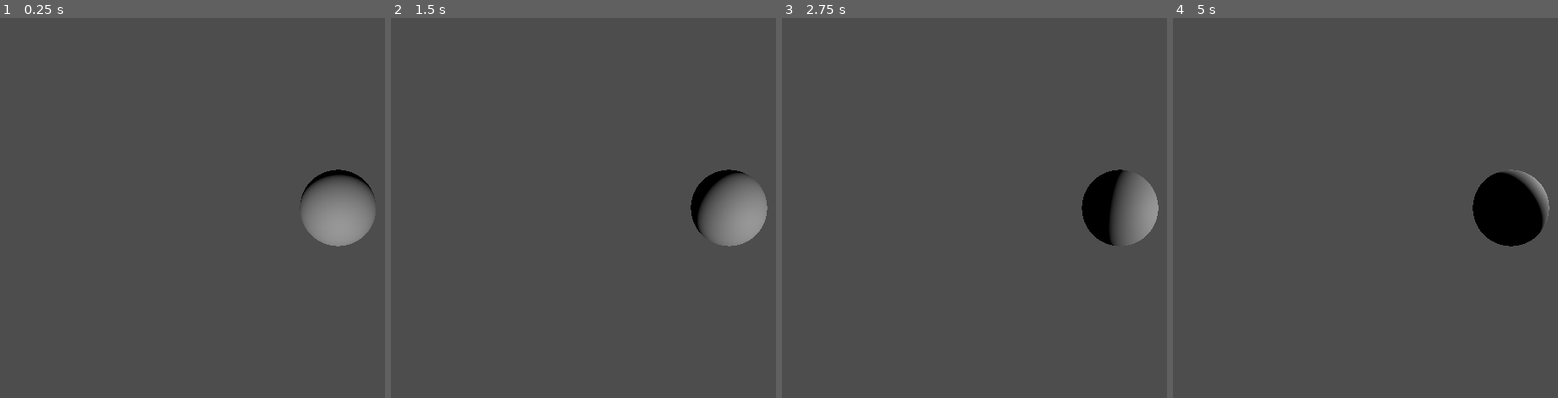
Above: before the commit, frames 1-4 (left to right).
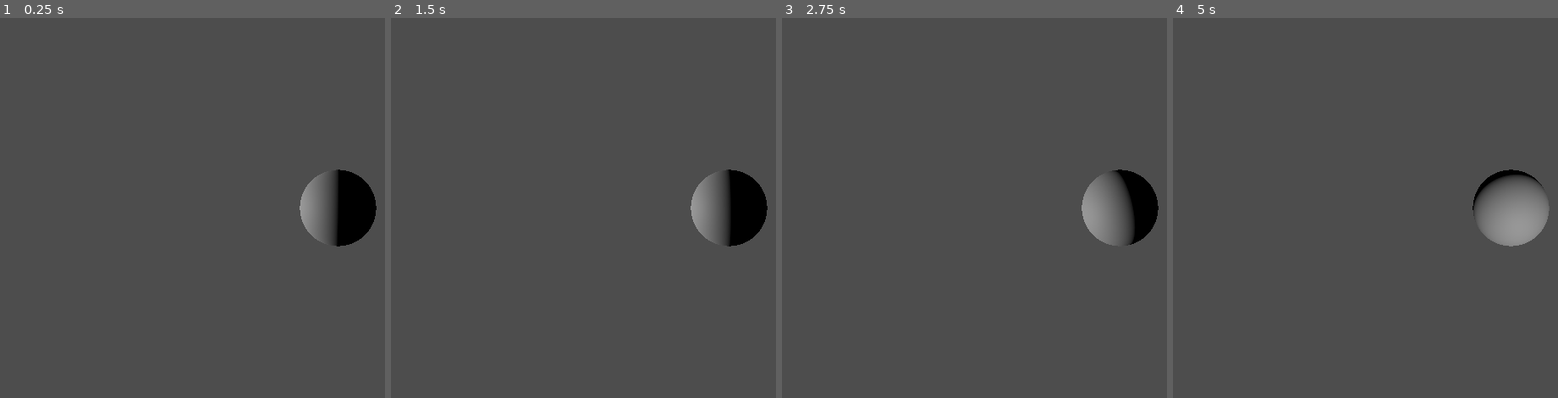
Above: after the commit, the same moments.

Repository: OgGhostJelly/Space
Game: Godot game, scene res://src/objects/main/main.tscn
Same seed, same stepped clock (60 frames per second), same inputs: the game is played once before the commit and once after it.
Inputs (mouse positions are in pixels of both pictures, inside the frame that each line leads up to):
- Up to frame 1 (0.25 s): no input
- Up to frame 2 (1.5 s): move the mouse to (outside the picture) at 0.52 s; hold Right (right, bound only after the commit) 0.53-1.28 s; hold Space (fire) 0.53-1.28 s; move the mouse to (595, 227) at 1.27 s; hold Left (left, bound only after the commit) from 1.28 s (still down); tap Space (fire) at 1.35 s
- Up to frame 3 (2.75 s): move the mouse to (outside the picture) at 2.02 s; release Left (left, bound only after the commit) at 2.03 s; hold Right (right, bound only after the commit) from 2.03 s (still down); hold Space (fire) from 2.03 s (still down)
- Up to frame 4 (5 s): move the mouse to (1477, 284) at 2.77 s; release Space (fire) at 2.78 s; tap Space (fire) at 2.85, 4.35 s; move the mouse to (outside the picture) at 3.52 s; release Right (right, bound only after the commit) at 3.53 s; hold Space (fire) 3.53-4.28 s; hold Left (left, bound only after the commit) from 3.53 s (still down); move the mouse to (1307, 151) at 4.27 s

The runs differ from the first frame. In frame 1, 2.6% of the frame differs, in the area x 77-98%, y 39-61%; in frame 2, 2.7%; in frame 3, 2.8%; in frame 4, 2.9%.

Commit message:
can now move the planet urself

Diff:
--- a/project.godot
+++ b/project.godot
@@ -17,7 +17,7 @@
 "base": "Node3D",
 "class": &"Player",
 "language": &"GDScript",
-"path": "res://src/objects/world/subobjects/player/player.gd"
+"path": "res://src/objects/world/subobjects/camera/camera.gd"
 }]
 _global_script_class_icons={
 "Planet": "",
@@ -44,6 +44,18 @@
 , Object(InputEventMouseButton,"resource_local_to_scene":false,"resource_name":"","device":-1,"window_id":0,"alt_presse …(227 unchanged characters)…
 ]
 }
+right={
+"deadzone": 0.5,
+"events": [Object(InputEventKey,"resource_local_to_scene":false,"resource_name":"","device":0,"window_id":0,"alt_pressed":false,"shift_pressed":false,"ctrl_pressed":false,"meta_pressed":false,"pressed":false,"keycode":0,"physical_keycode":4194321,"unicode":0,"echo":false,"script":null)
+, Object(InputEventKey,"resource_local_to_scene":false,"resource_name":"","device":0,"window_id":0,"alt_pressed":false,"shift_pressed":false,"ctrl_pressed":false,"meta_pressed":false,"pressed":false,"keycode":0,"physical_keycode":68,"unicode":0,"echo":false,"script":null)
+]
+}
+left={
+"deadzone": 0.5,
+"events": [Object(InputEventKey,"resource_local_to_scene":false,"resource_name":"","device":0,"window_id":0,"alt_pressed":false,"shift_pressed":false,"ctrl_pressed":false,"meta_pressed":false,"pressed":false,"keycode":0,"physical_keycode":4194319,"unicode":0,"echo":false,"script":null)
+, Object(InputEventKey,"resource_local_to_scene":false,"resource_name":"","device":0,"window_id":0,"alt_pressed":false,"shift_pressed":false,"ctrl_pressed":false,"meta_pressed":false,"pressed":false,"keycode":0,"physical_keycode":65,"unicode":0,"echo":false,"script":null)
+]
+}
 
 [rendering]
 
--- a/src/objects/main/main.tscn
+++ b/src/objects/main/main.tscn
@@ -8,5 +8,3 @@
 [node name="World" parent="." instance=ExtResource("1_d0mvu")]
 
 [node name="UserInterface" parent="." instance=ExtResource("2_ljx1d")]
-grow_horizontal = 2
-grow_vertical = 2
--- /dev/null
+++ b/src/objects/world/subobjects/camera/camera.gd
@@ -0,0 +1,34 @@
+extends Node3D
+class_name Player
+
+
+@export var terminal_velocity: float = 5.0
+@export var acceleration: float = 0.25
+@export var friction: float = 0.5
+@export var radius: float = 2.6
+@export var y_pos: float = 2.0
+
+var velocity: float
+
+
+func _ready() -> void:
+	position.x = cos(Vector2.ZERO.x) * radius
+	position.y = y_pos
+	position.z = sin(Vector2.ZERO.y) * radius
+
+
+func _process(delta: float) -> void:
+	# get the player input and change the velocity accordingly
+	var input_vector: int = int(Input.is_action_pressed("left")) - int(Input.is_action_pressed("right"))
+	if input_vector:
+		velocity = move_toward(velocity, terminal_velocity * input_vector, acceleration * delta)
+	else:
+		velocity = move_toward(velocity, 0, friction * delta)
+
+	# move to the correct position around the center
+	var angle: float = atan2(position.z,position.x)
+	position.x = cos(angle + (velocity)) * radius
+	position.z = sin(angle + (velocity)) * radius
+
+	# look at the center
+	look_at(Vector3.ZERO)
--- /dev/null
+++ b/src/objects/world/subobjects/camera/camera.tscn
@@ -0,0 +1,6 @@
+[gd_scene load_steps=2 format=3 uid="uid://b65aka7kbd2dt"]
+
+[ext_resource type="Script" path="res://src/objects/world/subobjects/camera/camera.gd" id="1_bvh8e"]
+
+[node name="Player" type="Camera3D"]
+script = ExtResource("1_bvh8e")
--- a/src/objects/world/subobjects/player/player.gd
+++ /dev/null
@@ -1,17 +0,0 @@
-extends Node3D
-class_name Player
-
-
-@export var radius: float = 2.6
-@export var speed: float = 0.5
-@export var y_pos: float = 2.0
-
-
-func _process(_delta: float) -> void:
-	var time_seconds = ( Time.get_ticks_msec() / 1000.0 )
-
-	position.x = cos(time_seconds * speed) * radius
-	position.y = y_pos
-	position.z = sin(time_seconds * speed) * radius
-
-	look_at(Vector3.ZERO)
--- a/src/objects/world/subobjects/player/player.tscn
+++ /dev/null
@@ -1,8 +0,0 @@
-[gd_scene load_steps=2 format=3]
-
-[ext_resource type="Script" path="res://src/objects/world/subobjects/player/player.gd" id="1_bvh8e"]
-
-[node name="Player" type="Node3D"]
-script = ExtResource("1_bvh8e")
-
-[node name="Camera3D" type="Camera3D" parent="."]
--- a/src/objects/world/world.tscn
+++ b/src/objects/world/world.tscn
@@ -1,7 +1,7 @@
-[gd_scene load_steps=3 format=3]
+[gd_scene load_steps=3 format=3 uid="uid://csuycsrbartef"]
 
-[ext_resource type="PackedScene" path="res://src/objects/world/subobjects/planet/subclasses/Earth/earth.tscn" id="2_mwtqs"]
-[ext_resource type="PackedScene" path="res://src/objects/world/subobjects/player/player.tscn" id="3_5d5t7"]
+[ext_resource type="PackedScene" uid="uid://cxrhil7wjg54l" path="res://src/objects/world/subobjects/planet/subclasses/Earth/earth.tscn" id="2_mwtqs"]
+[ext_resource type="PackedScene" uid="uid://b65aka7kbd2dt" path="res://src/objects/world/subobjects/camera/camera.tscn" id="3_5d5t7"]
 
 [node name="World" type="Node3D"]
 
Not shown: 1 places in src/objects/main/main.tscn that only renumber resources
